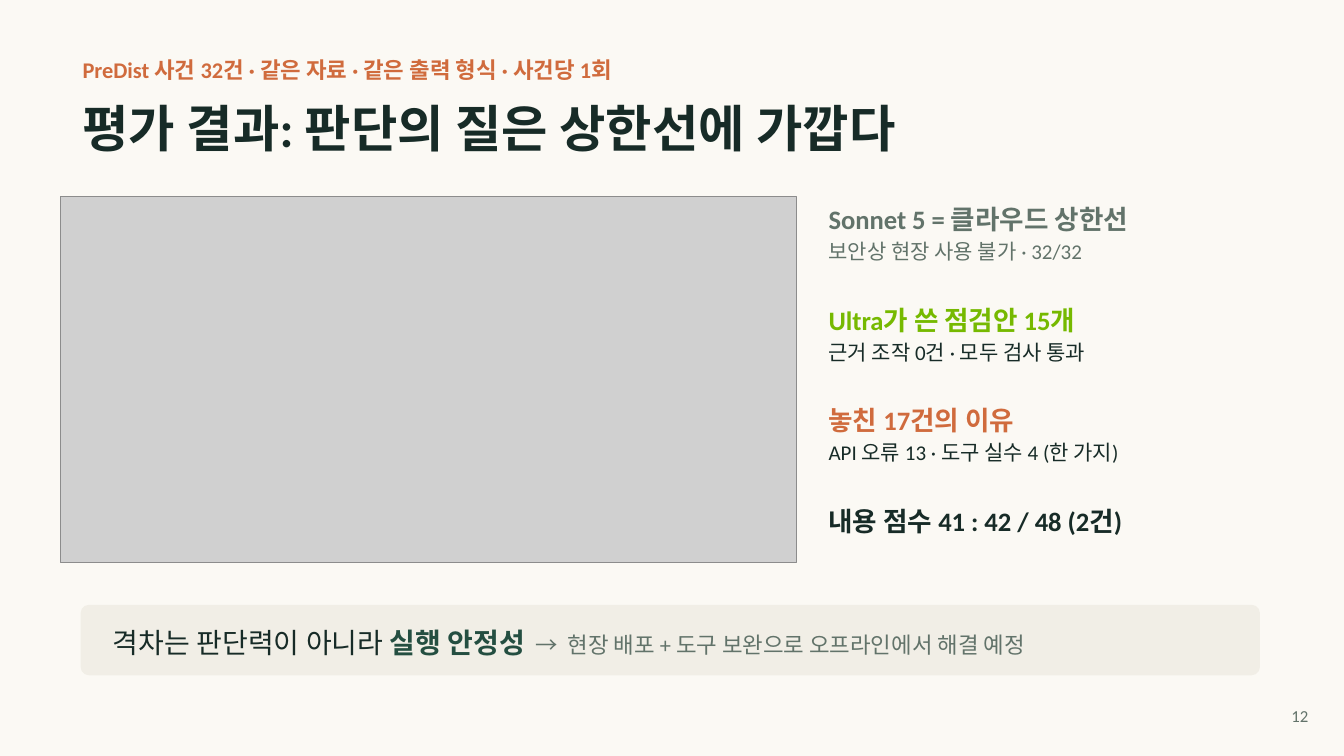
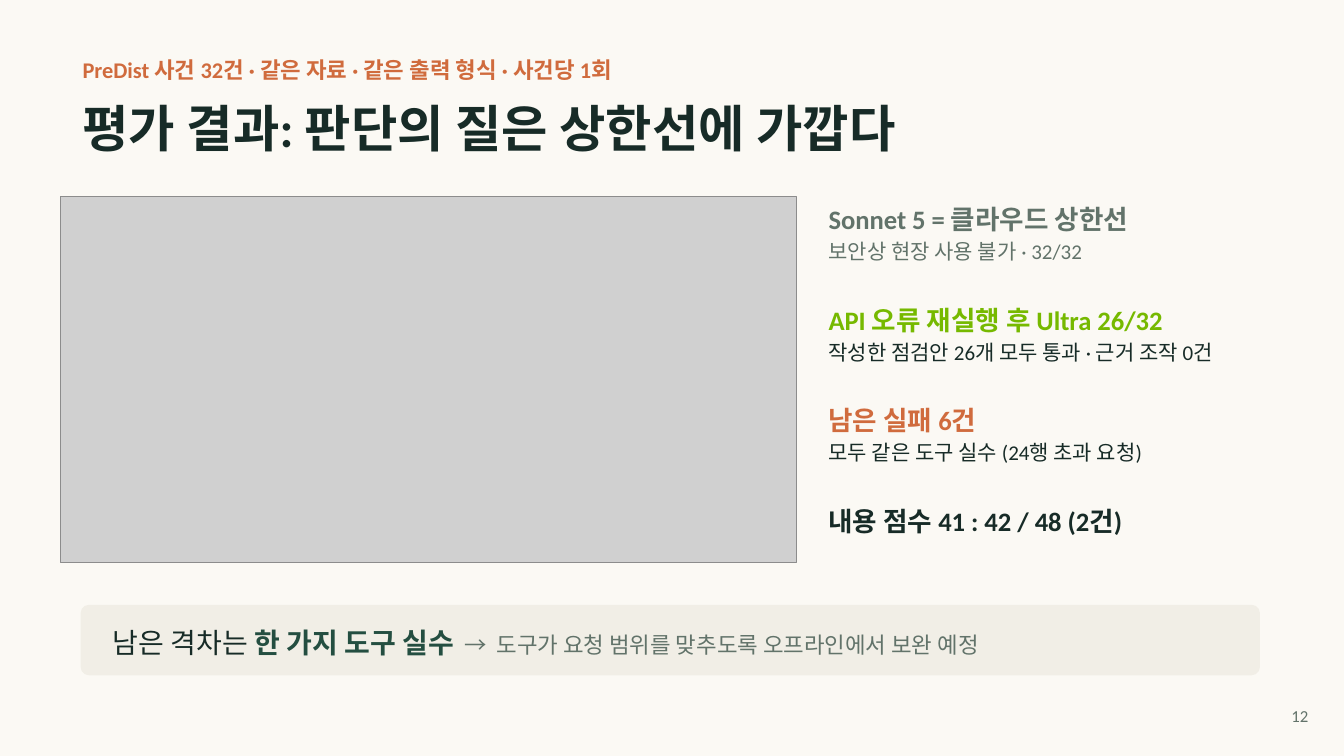
Before and after one commit to juyoungml/nvidia-hackathon, a slide deck: slide 12 of submission/slides/Plant_Reliability_Agent_submission.pptx. Drawn at 1344x756 pixels with LibreOffice and Linux fonts; fonts in the diff are those of the drawing; grey boxes stand for pictures. Boxes give left, top, right and bottom in pixels: in the first picture for what was removed or moved away, otherwise in the second. Text is boxed around its words. In the diff, an @@ line names an element or a change of style, - is before the commit and + after.

```diff
--- a/submission/slides/Plant_Reliability_Agent_submission.pptx
+++ b/submission/slides/Plant_Reliability_Agent_submission.pptx
@@ text at box(829, 307, 1213, 463): text changed @@
-Ultra가 쓴 점검안 15개
-근거 조작 0건 · 모두 검사 통과
-놓친 17건의 이유
-API 오류 13 · 도구 실수 4 (한 가지)
+API 오류 재실행 후 Ultra 26/32
+작성한 점검안 26개 모두 통과 · 근거 조작 0건
+남은 실패 6건
+모두 같은 도구 실수 (24행 초과 요청)
@@ text at box(113, 629, 978, 656): text changed @@
-격차는 판단력이 아니라 실행 안정성 → 현장 배포 + 도구 보완으로 오프라인에서 해결 예정
+남은 격차는 한 가지 도구 실수 → 도구가 요청 범위를 맞추도록 오프라인에서 보완 예정
```
Also in this commit, not shown: 23 other files.
